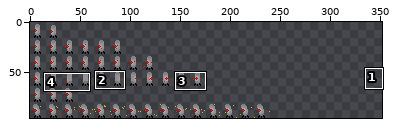
A sprite sheet gets an edit: resources/art/laser-turret-sheet.png. The picture above shows the old version from afar; the outline marks the close-up.
Close-up. Before the commit:
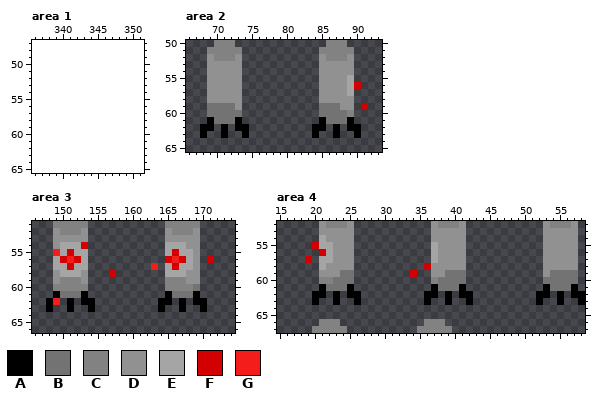
The file is 240x96 pixels. Colours within 5 levels of each other are drawn and written as one. Shown: area 1: x 336..351, y 47..65; area 2: x 66..93, y 50..65; area 3: x 146..174, y 51..66; area 4: x 15..58, y 52..67. The old version is drawn lined up with the new one, on the new canvas. The commit also changed other parts of the picture, which this record leaves out.
Palette (. is transparent): A #000000  B #737373  C #828282  D #919191  E #a5a5a5  F #d20000  G #f51c1c
Pixels before, area 2, first column x 68:
50 ..CCC.............CCC...
51 .CCCCC...........CCCCC..
52 .DCCCD...........DCCCD..
53 .DDDDD...........DDDDD..
54 .DDDDD...........DDDDD..
55 .DDDDD...........DDDDE..
56 .DDDDD...........DDDDEF.
57 .DDDDD...........DDDDE..
58 .DDDDD...........DDDDD..
59 .BBBBD...........BBBDD.F
60 .BBBBB...........BBBBC..
61 .ABBBA...........ABBBA..
62 AA.A.AA.........AA.A.AA.
63 A..A..A.........A..A..A.
Pixels before, area 3, first column x 148:
51 .CCCCC...........CCCCC..
52 .DCCCD...........DCCCD..
53 .DDDDD...........DDDDD..
54 .DEEEF...........EEEDD..
55 .GEFEE...........EFEED..
56 .EFGFE...........FGFED.F
57 .EEFEE.........G.EFEED..
58 .DEEED...F.......EEEDD..
59 .DCCCD...........CCCDD..
60 .CCCCC...........CCCCB..
61 .ABBBA...........ABBBA..
62 AG.A.AA.........AA.A.AA.
63 A..A..A.........A..A..A.
Pixels before, area 4, first column x 19:
52 ..DCCCD...........DCCCD...........DCCCD.
53 ..DDDDD...........DDDDD...........DDDDD.
54 ..EDDDD...........DDDDD...........DDDDD.
55 .FEEDDD...........EDDDD...........DDDDD.
56 ..FEDDD...........EDDDD...........DDDDD.
57 F.EEDDD...........EDDDD...........DDDDD.
58 ..EDDDD..........FDDDDD...........DDDDD.
59 ..DDDBB........F..DDBBB...........DBBBB.
60 ..CCBBB...........CBBBB...........BBBBB.
61 ..ABBBA...........ABBBA...........ABBBA.
62 .AA.A.AA.........AA.A.AA.........AA.A.AA
63 .A..A..A.........A..A..A.........A..A..A
64 ........................................
65 ........................................
66 ..CCC............CCC....................
67 .CCCCC..........CCCCC...................
The result:
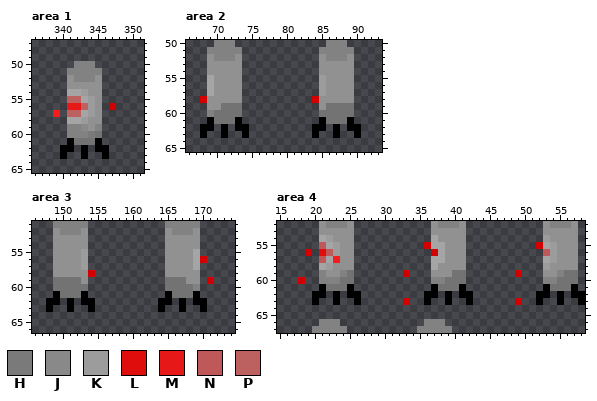
Colours new in this view: H #7a7a7a  J #898989  K #9c9c9c  L #e00d0d  M #e61818  N #bf5959  P #bd6060
Change:
canvas 240x96 -> 352x96
Changed rows in their new state; - is an unchanged pixel.
Area 1:
first column x 339:
50 ---CCC---
51 --CCCCC--
52 --DCCCD--
53 --DDDDD--
54 --EEKDD--
55 --PPEKD--
56 --MMPKD-F
57 G-PPEKD--
58 --EEKDD--
59 --CCJDC--
60 --CCCHB--
61 --ABBBA--
62 -AA-A-AA-
63 -A--A--A-
Area 2:
first column x 68:
55 -E---------------K---D--
56 -E---------------K---D.-
57 -E---------------K---D--
58 F---------------F-------
59 -DD--B-----------D--BB-.
60 -C-------------------B--
Area 3:
first column x 149:
54 -DDDD-----------DDD----
55 DDDDK-----------DDDDE--
56 DDDDK-----------DDDDEF.
57 DDDDK---------.-DDDDE--
58 -DDD-F--.-------DDD----
59 BBBB------------BBB---F
60 BBBBB-----------BBBBC--
62 A----------------------
Area 4:
first column x 18:
54 ----K--------------E---------------K--
55 --.N-K------------F-E-------------FEK-
56 -F-LNK-------------FE--------------NK-
57 -.-N-G--------------E--------------EK-
58 ----K-------------.E---------------K--
59 ---C--C--------F.----D---------F----DC
60 F----C--------------C--------------CC-
63 ---------------F---------------F------
Changed places in both close-ups, as pixel boxes (x1, y1, x2, y2):
added: (53, 61, 116, 159)
changed: (200, 75, 242, 117)
changed: (312, 75, 368, 117)
changed: (53, 242, 116, 305)
changed: (151, 242, 214, 291)
changed: (298, 235, 347, 284)
changed: (403, 235, 452, 305)
changed: (515, 235, 564, 305)
